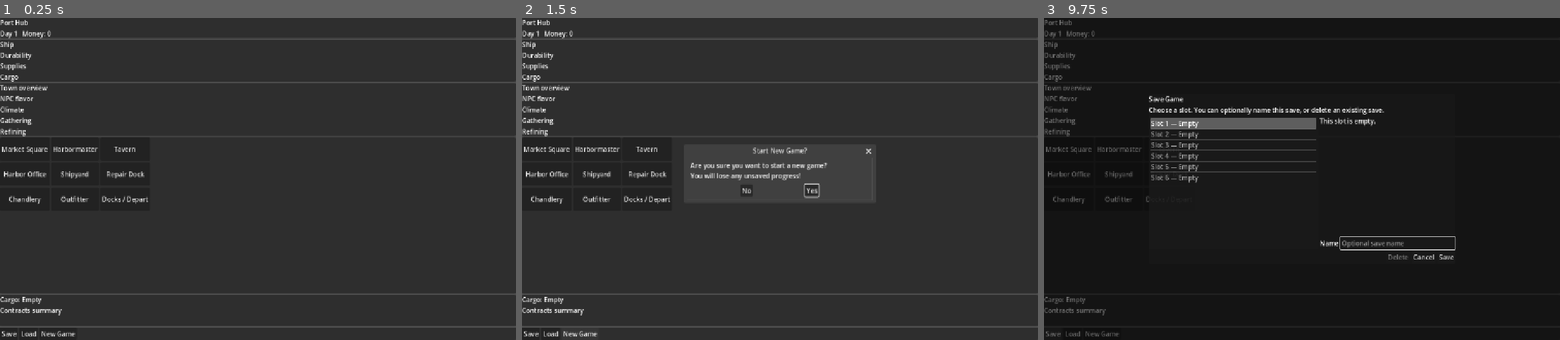
Above: before the commit, frames 1-3 (left to right).
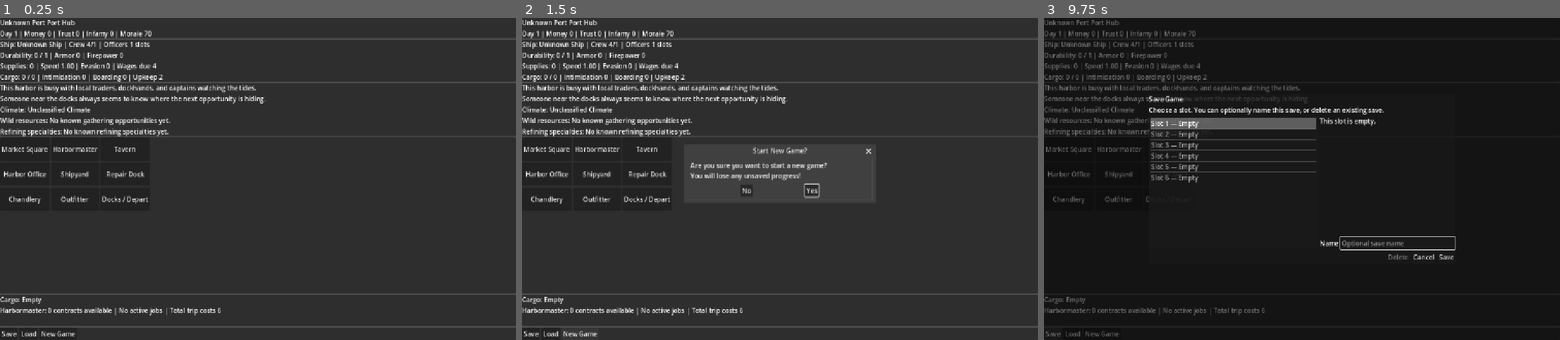
Above: after the commit, the same moments.

Repository: nwrowe/project-northwind
Game: Godot game, scene res://scenes/port/PortScreen.tscn
Two runs of this game, one before a commit and one after it. Both use one fixed random seed, a clock stepped at 60 frames per second and the inputs below. This scene is started directly instead of the project's main scene.
Inputs:
- Up to frame 1 (0.25 s): no input
- Up to frame 2 (1.5 s): click "New Game" at 0.5 s; click "New Game" at 1.25 s
- Up to frame 3 (9.75 s): click "Market Square" at 2 s; click "Harbormaster" at 2.75 s; click "Tavern" at 3.5 s; click "Harbor Office" at 4.25 s; click "Shipyard" at 5 s; click "Repair Dock" at 5.75 s; click "Chandlery" at 6.5 s; click "Outfitter" at 7.25 s; click "Docks / Depart" at 8 s; click "Yes" at 8.75 s; click "Save" at 9.5 s

The runs differ from the first frame. In frame 1, 3.6% of the frame differs, in the area x 0-52%, y 0-93%; in frame 2, 3.6%; in frame 3, 2.4%.
Error before the commit: Invalid assignment of property or key 'text' with value of type 'String' on a base object of type 'null instance'. (res://scripts/ui/PortScreen.gd:64)
Error after the commit: Cannot call method 'add_child' on a null value. (res://autoload/ScreenRouter.gd:31)

Commit message:
Update PortScreen.gd
so many parse errors

Diff:
--- a/scripts/ui/PortScreen.gd
+++ b/scripts/ui/PortScreen.gd
@@ -15,19 +15,19 @@
 
 var save_slot_dialog
 
-@onready var port_name_label = $VZoxContainer/HeaderPanel/VBoxContainer/PortNameLabel
-@onready var day_money_label = $VVoxContainer/HeaderPanel/VBoxContainer/DayMoneyLabel
-@onready var ship_label = $VVoxContainer/StatusPanel/VBoxContainer/ShipLabel
+@onready var port_name_label = $VBoxContainer/HeaderPanel/VBoxContainer/PortNameLabel
+@onready var day_money_label = $VBoxContainer/HeaderPanel/VBoxContainer/DayMoneyLabel
+@onready var ship_label = $VBoxContainer/StatusPanel/VBoxContainer/ShipLabel
 @onready var durability_label = $VBoxContainer/StatusPanel/VBoxContainer/DurabilityLabel
 @onready var supplies_label = $VBoxContainer/StatusPanel/VBoxContainer/SuppliesLabel
-@onready var cargo_label = $VVoxContainer/StatusPanel/VBoxContainer/CargoLabel
+@onready var cargo_label = $VBoxContainer/StatusPanel/VBoxContainer/CargoLabel
 @onready var local_flavor_label = $VBoxContainer/TownPanel/VBoxContainer/LocalFlavorLabel
 @onready var npc_label = $VBoxContainer/TownPanel/VBoxContainer/NpcLabel
-@onready var climate_label = $VZoxContainer/TownPanel/VBoxContainer/ClimateLabel
-@onready var gathering_label = $VVoxContainer/TownPanel/VBoxContainer/GatheringLabel
-@onready var refining_label = $VVoxContainer/TownPanel/VBoxContainer/RefiningLabel
-@onready var cargo_summary_label = $VZoxContainer/SummaryPanel/VBoxContainer/CargoSummaryLabel
-@onready var contract_summary_label = $VVoxContainer/SummaryPanel/VBoxContainer/ContractSummaryLabel
+@onready var climate_label = $VBoxContainer/TownPanel/VBoxContainer/ClimateLabel
+@onready var gathering_label = $VBoxContainer/TownPanel/VBoxContainer/GatheringLabel
+@onready var refining_label = $VBoxContainer/TownPanel/VBoxContainer/RefiningLabel
+@onready var cargo_summary_label = $VBoxContainer/SummaryPanel/VBoxContainer/CargoSummaryLabel
+@onready var contract_summary_label = $VBoxContainer/SummaryPanel/VBoxContainer/ContractSummaryLabel
 @onready var action_status_label = $VBoxContainer/SummaryPanel/VBoxContainer/ActionStatusLabel
 @onready var new_game_confirm_dialog = $NewGameConfirmDialog
 
